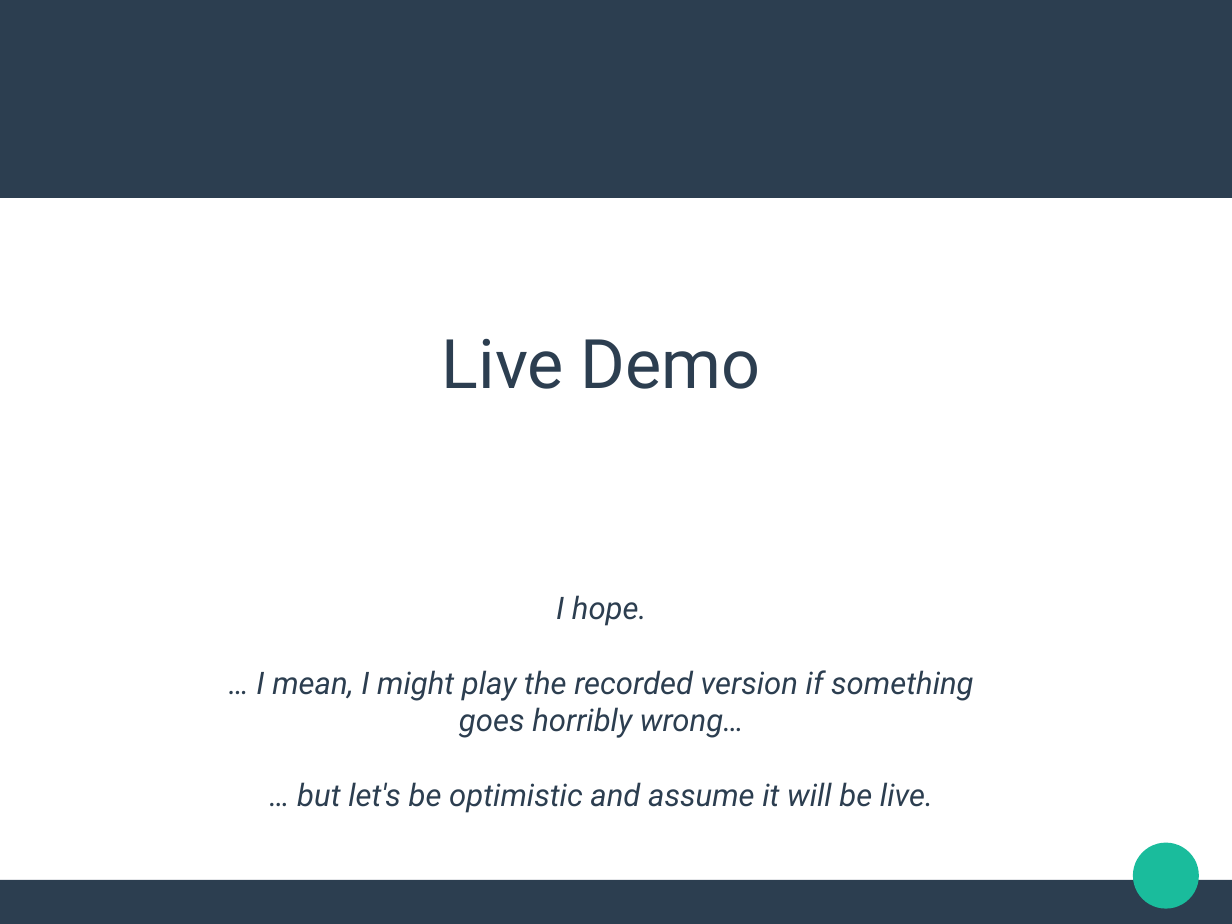
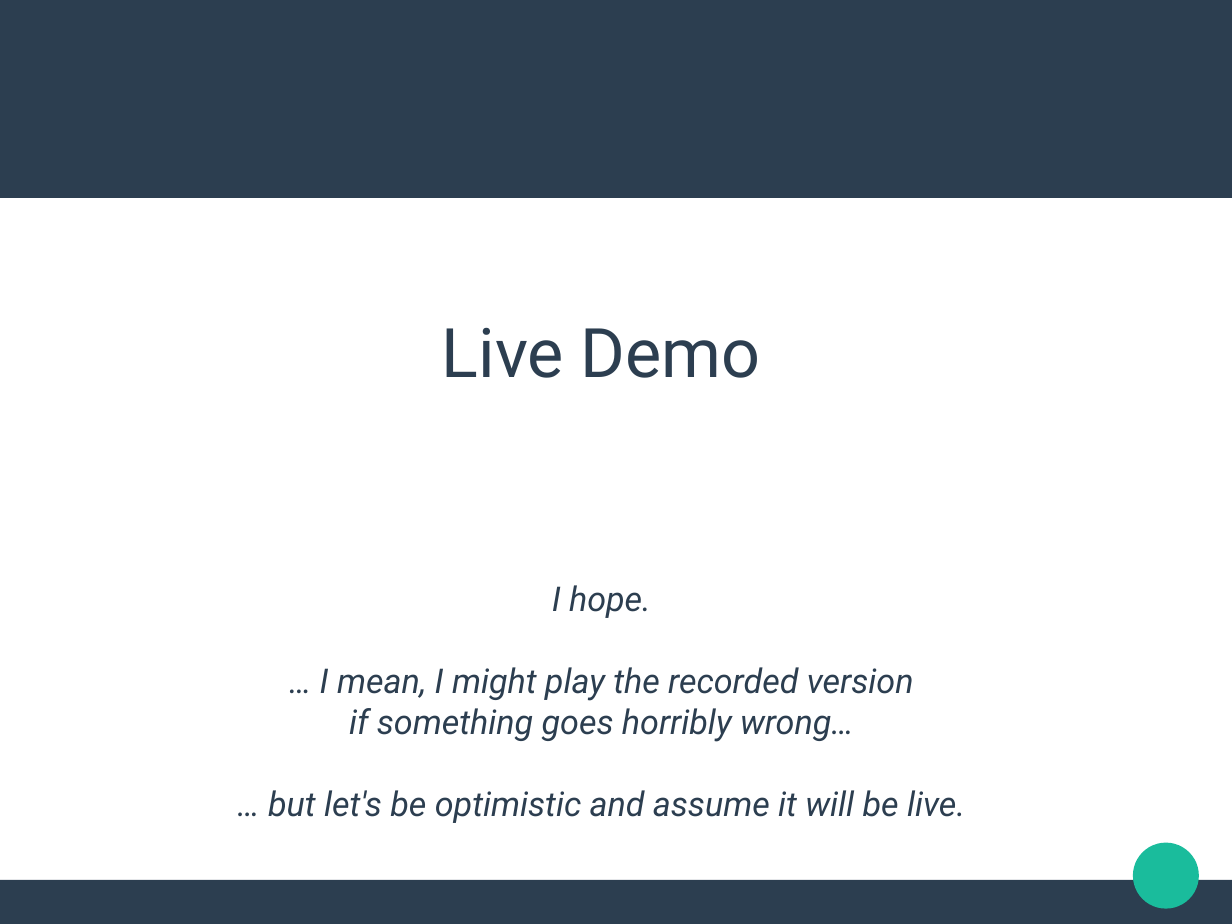
Before and after one commit to jdob/kukri, a slide deck: slide 19 of heat-templates/devconf-demo/devconf-2016.odp. Drawn at 1232x924 pixels with LibreOffice and Linux fonts; fonts in the diff are those of the drawing. Boxes give left, top, right and bottom in pixels: in the first picture for what was removed or moved away, otherwise in the second. Text is boxed around its words. In the diff, an @@ line names an element or a change of style, - is before the commit and + after.

Commit message:
Last minute updates for demo

```diff
--- a/heat-templates/devconf-demo/devconf-2016.odp
+++ b/heat-templates/devconf-demo/devconf-2016.odp
@@ subtitle "Live Demo": place and size @@
-subtitle "Live Demo" at box(256, 338, 973, 813)
+subtitle "Live Demo" at box(268, 327, 965, 823)
@@ subtitle at box(268, 585, 965, 823): size 20 to 22 pt in "I hope.", "… but let's be optimistic and assume ..." @@
@@ subtitle at box(320, 667, 914, 742): text changed; size 20 to 22 pt @@
-… I mean, I might play the recorded version if something
-goes horribly wrong…
+… I mean, I might play the recorded version
+if something goes horribly wrong…
```
Also in this commit, not shown: 6 other slides changed, 1 other file.
